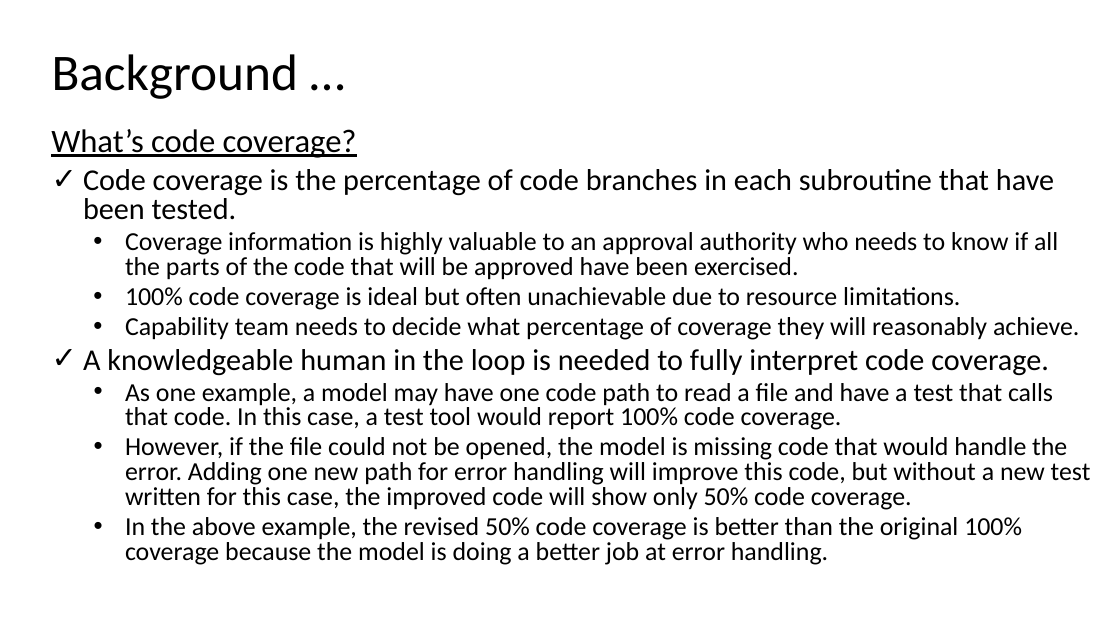
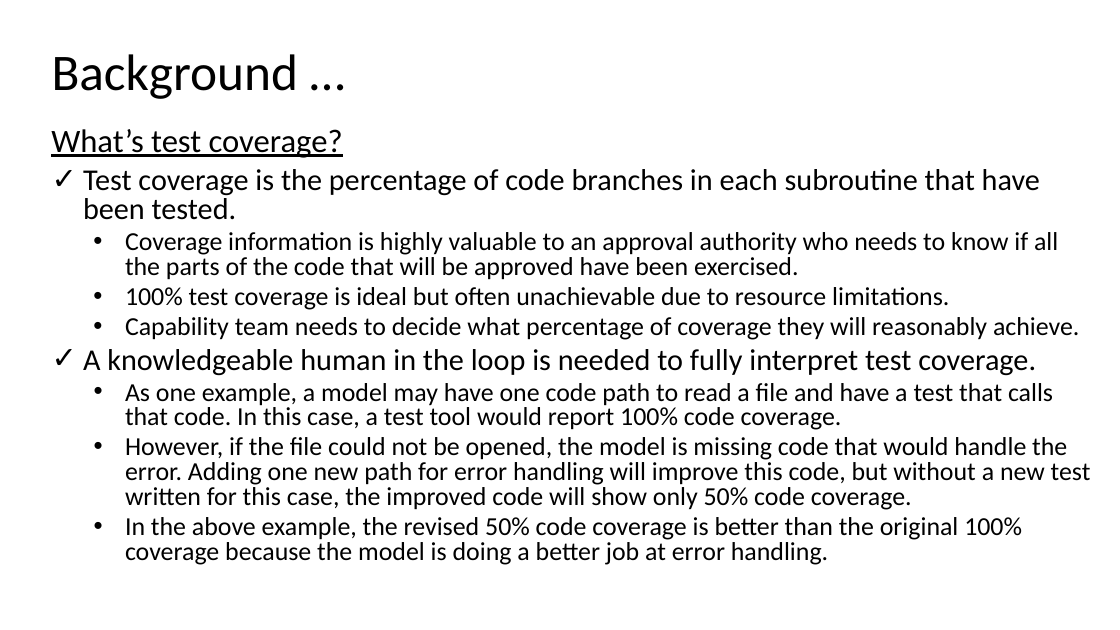
Before and after one commit to bcorfman/grading, a slide deck: slide 13 of doc/Coordinated approach to design and testing (WinBlast CapTeam version).pptx (slide 14 before the commit). Drawn at 1120x630 pixels with LibreOffice and Linux fonts; fonts in the diff are those of the drawing. Boxes give left, top, right and bottom in pixels: in the first picture for what was removed or moved away, otherwise in the second. Text is boxed around its words. In the diff, an @@ line names an element or a change of style, - is before the commit and + after.

```diff
--- a/doc/Coordinated approach to design and testing (WinBlast CapTeam version).pptx
+++ b/doc/Coordinated approach to design and testing (WinBlast CapTeam version).pptx
@@ text at bbox=[51, 129, 343, 158]: text changed @@
-What’s code coverage?
+What’s test coverage?
@@ text at bbox=[83, 169, 1040, 220]: text changed @@
-✓ Code coverage is the percentage of code branches in each subroutine that have been tested.
+✓ Test coverage is the percentage of code branches in each subroutine that have been tested.
@@ text at bbox=[125, 287, 949, 310]: text changed @@
-  • 100% code coverage is ideal but often unachievable due to resource limitations.
+  • 100% test coverage is ideal but often unachievable due to resource limitations.
@@ text at bbox=[83, 349, 1036, 376]: text changed @@
-✓ A knowledgeable human in the loop is needed to fully interpret code coverage.
+✓ A knowledgeable human in the loop is needed to fully interpret test coverage.
```
Also in this commit, not shown: 7 other slides changed, 5 other files.
